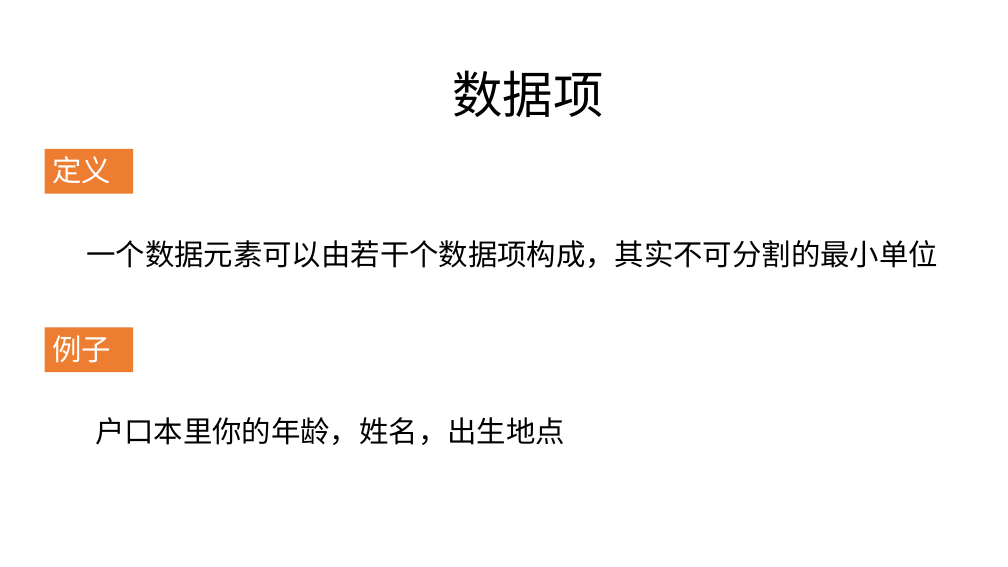
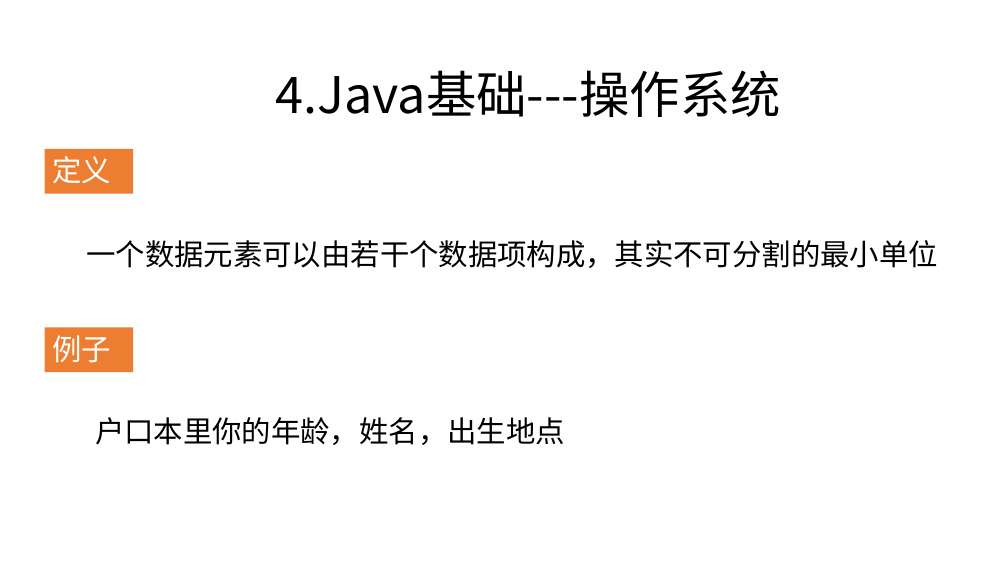
Before and after one commit to zjyesir/hmc_java_1, a slide deck: slide 12 of 1.1绪论.pptx. Drawn at 1008x567 pixels with LibreOffice and Linux fonts; fonts in the diff are those of the drawing; background and template pictures are left out. Boxes give left, top, right and bottom in pixels: in the first picture for what was removed or moved away, otherwise in the second. Text is boxed around its words. In the diff, an @@ line names an element or a change of style, - is before the commit and + after.

```diff
--- a/1.1绪论.pptx
+++ b/1.1绪论.pptx
@@ text at (275, 70, 781, 117): text changed @@
-数据项
+4.Java基础---操作系统
```
Also in this commit, not shown: 4 other slides changed, 5 slides removed.
